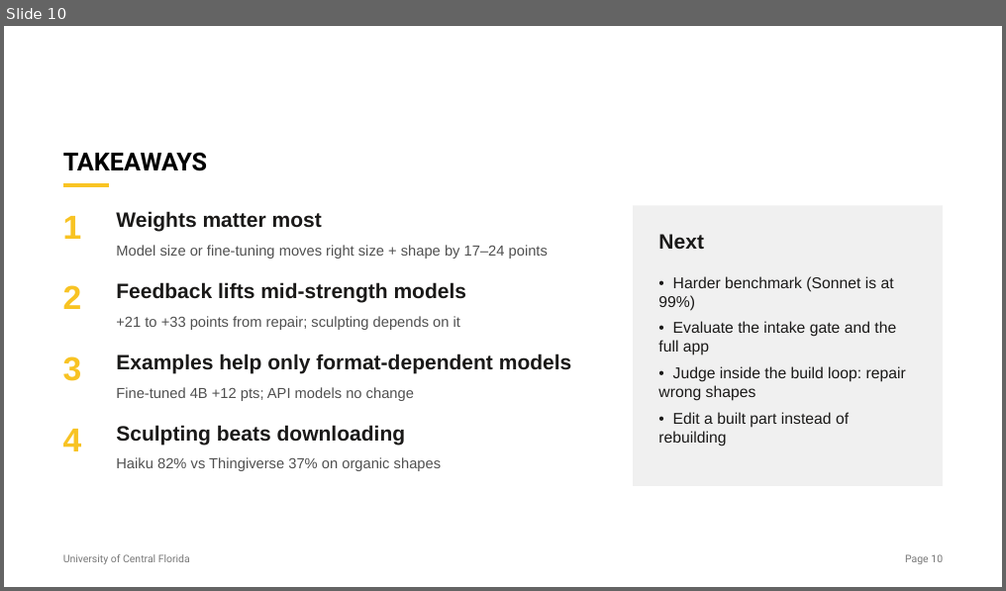
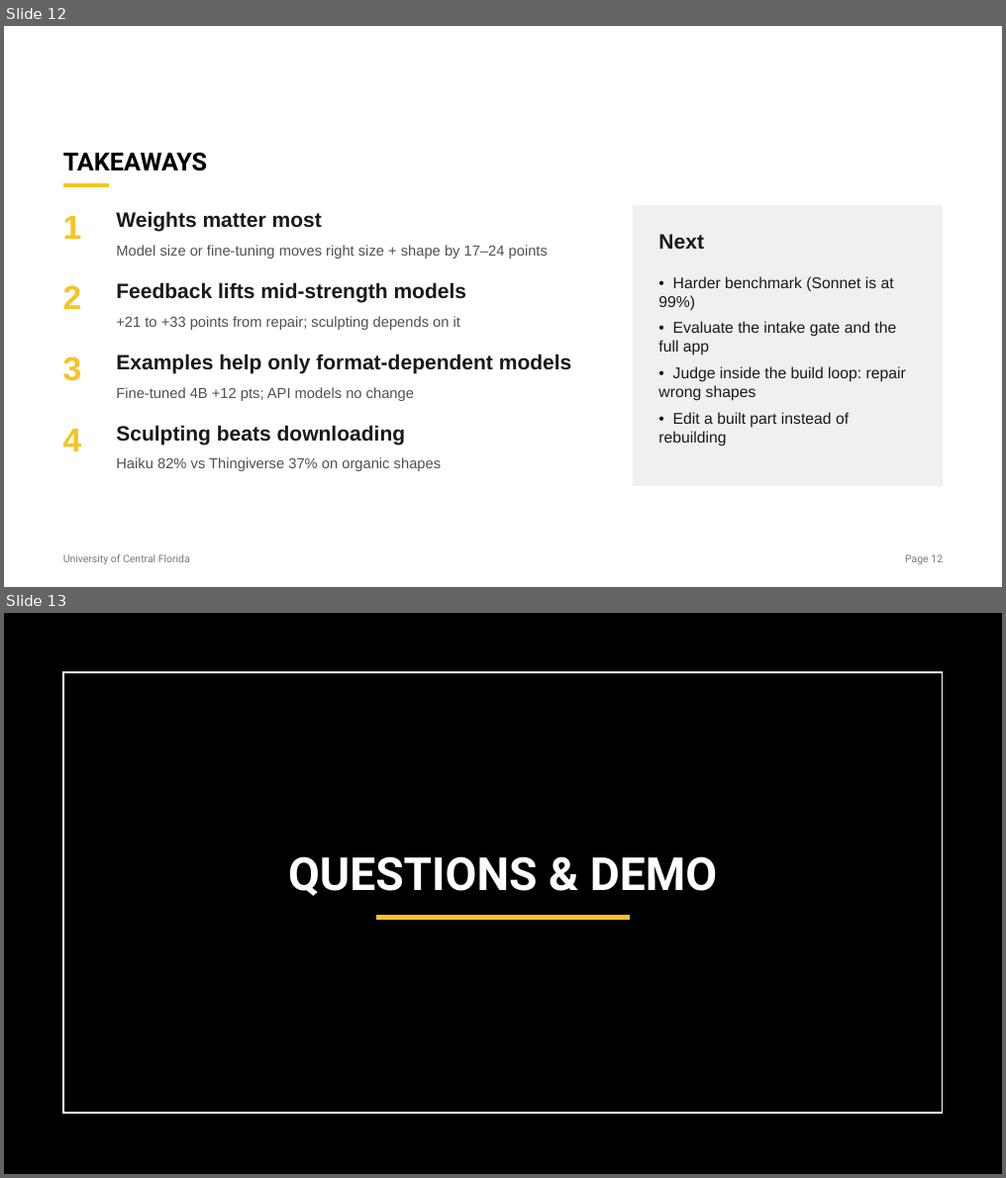
Before and after one commit to mclaager/CAP6938-STL_Agent, a slide deck: deliverables/presentation/stl_agent_talk.pptx. Shown one above the other, each under a label of ours: slide 10 before the commit, slides 12 and 13 after it. The pictures are 1006x591 and 1006x1178 pixels, drawn with LibreOffice and Linux fonts; fonts in the diff are those of the drawing. Boxes give left, top, right and bottom in pixels: in the first picture for what was removed or moved away, otherwise in the second. Text is boxed around its words. In the diff, an @@ line names an element or a change of style, - is before the commit and + after.

```diff
--- a/deliverables/presentation/stl_agent_talk.pptx
+++ b/deliverables/presentation/stl_agent_talk.pptx
@@ slide 13 added at (x1=4, y1=613, x2=1002, y2=1174), background #FFFFFF @@
@@ rectangle added at (x1=4, y1=613, x2=1002, y2=1174), fill #000000 @@
@@ rectangle added at (x1=63, y1=672, x2=943, y2=1114), outline #FFFFFF 1.5 pt @@
@@ title added at (x1=288, y1=857, x2=717, y2=896), 44 pt, text #FFFFFF, bold @@
+QUESTIONS & DEMO
@@ line added from (377, 918) to (629, 918), #F9C423 4 pt @@
@@ what was slide 10 is now slide 12 @@
@@ page number at (x1=905, y1=555, x2=943, y2=565): text changed @@
-Page 10
+Page 12
```
Also in this commit, not shown: 3 other slides added, 3 slides removed, 2 other files.
